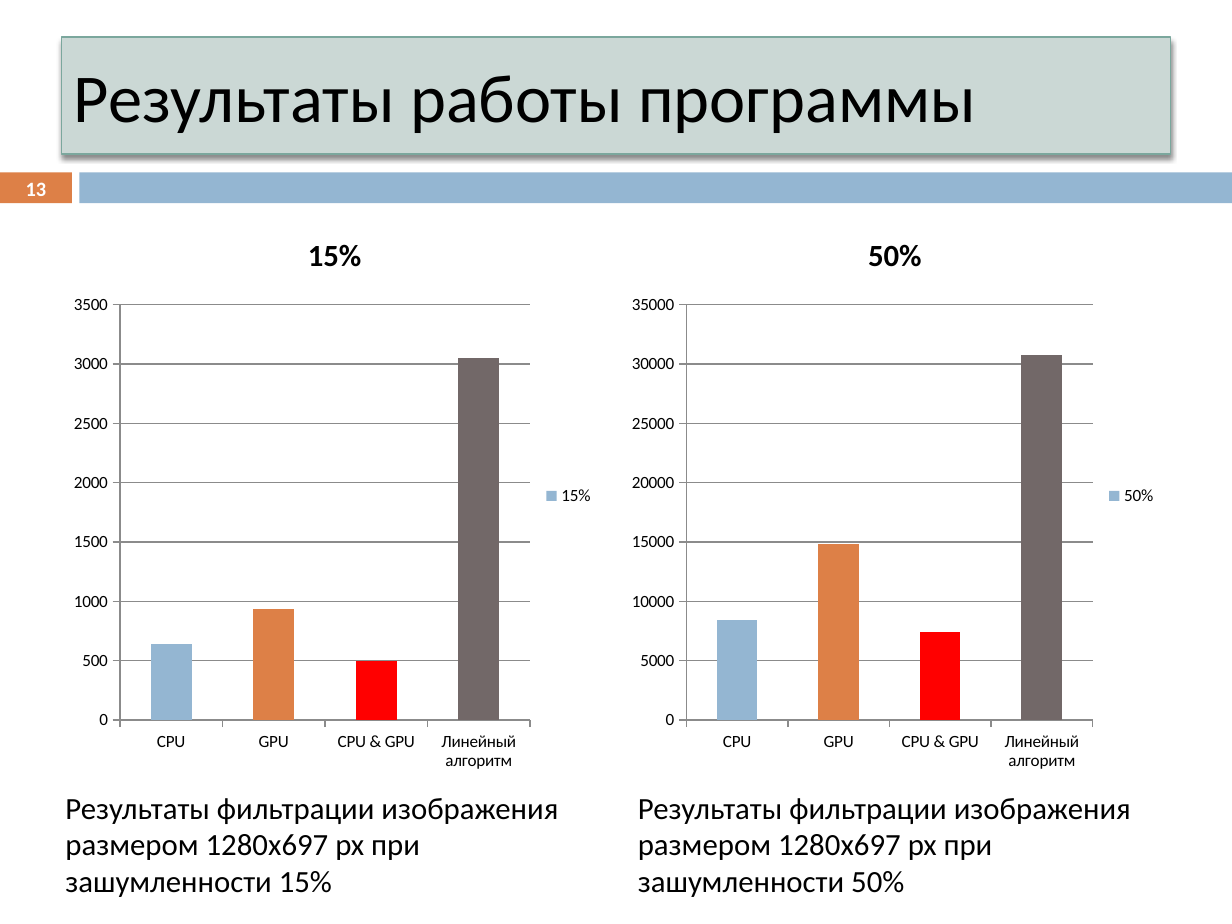
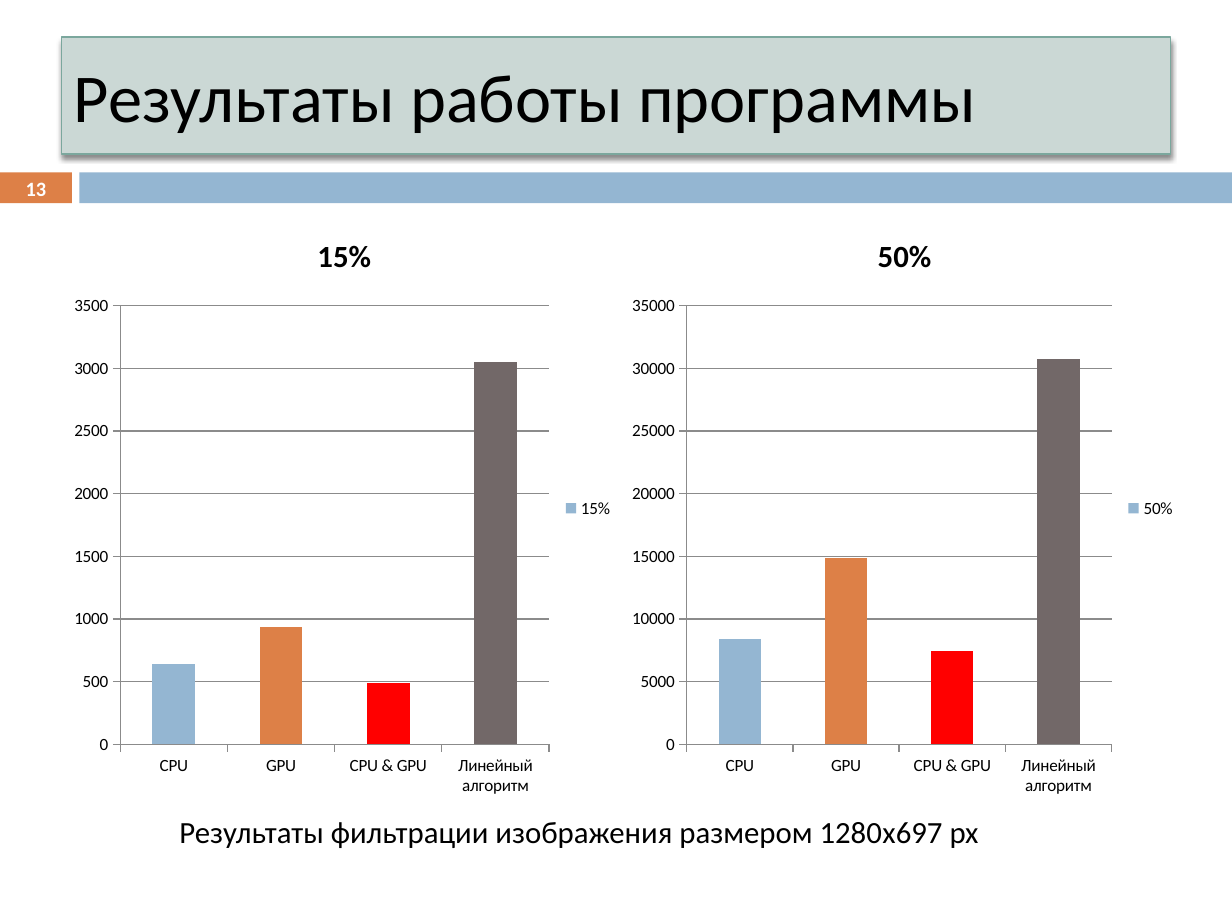
Before and after one commit to ustadenis/OpenCLImageFilter, a slide deck: slide 13 of Diplom/Презентация.pptx. Drawn at 1232x924 pixels with LibreOffice and Linux fonts; fonts in the diff are those of the drawing. Boxes give left, top, right and bottom in pixels: in the first picture for what was removed or moved away, otherwise in the second. Text is boxed around its words. In the diff, an @@ line names an element or a change of style, - is before the commit and + after.

```diff
--- a/Diplom/Презентация.pptx
+++ b/Diplom/Презентация.pptx
@@ column chart: place and size @@
-column chart at <box>63,209,606,782</box>
+column chart at <box>63,209,626,807</box>
@@ column chart: place and size @@
-column chart at <box>621,209,1169,782</box>
+column chart at <box>621,209,1189,807</box>
@@ text removed at <box>638,798,1131,897</box> @@
-Результаты фильтрации изображения размером 1280x697 px при зашумленности 50%
@@ text at <box>179,822,979,848</box>: text changed @@
-Результаты фильтрации изображения размером 1280x697 px при зашумленности 15%
+Результаты фильтрации изображения размером 1280x697 px
```
Also in this commit, not shown: 1 other slide changed.
